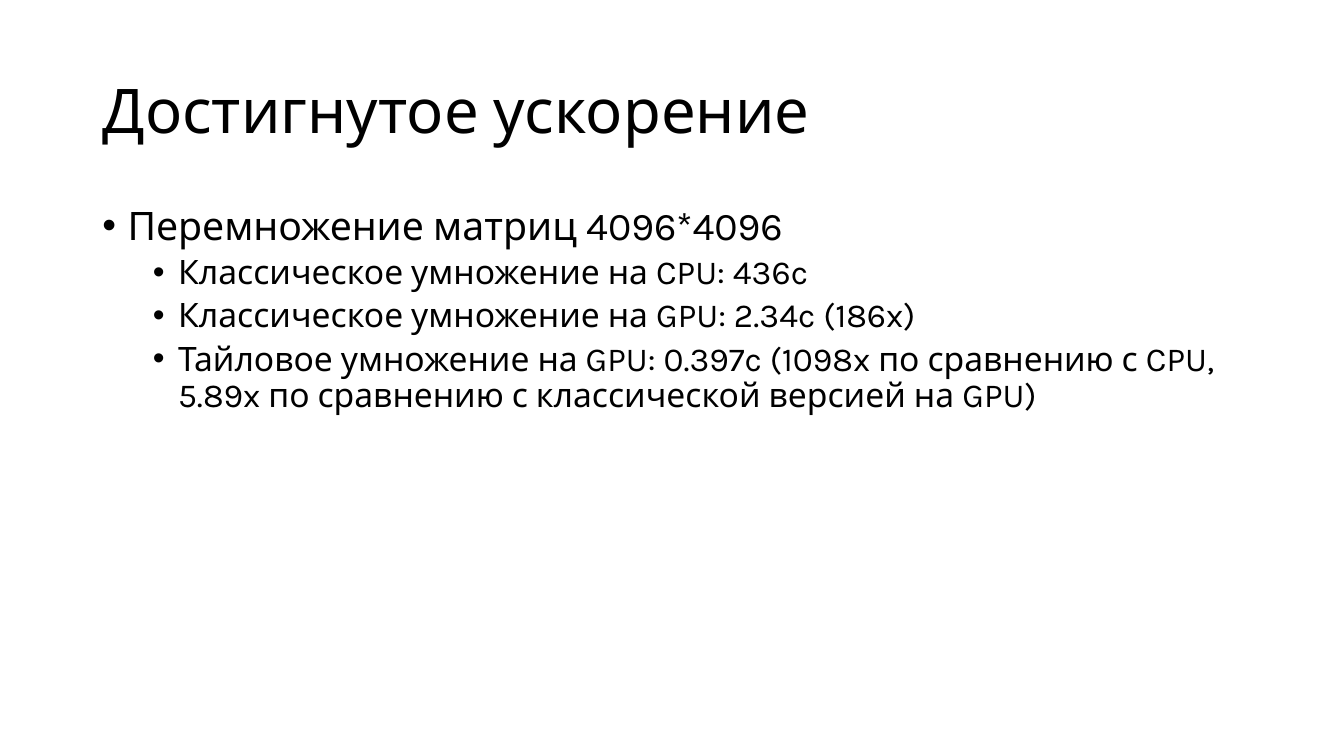
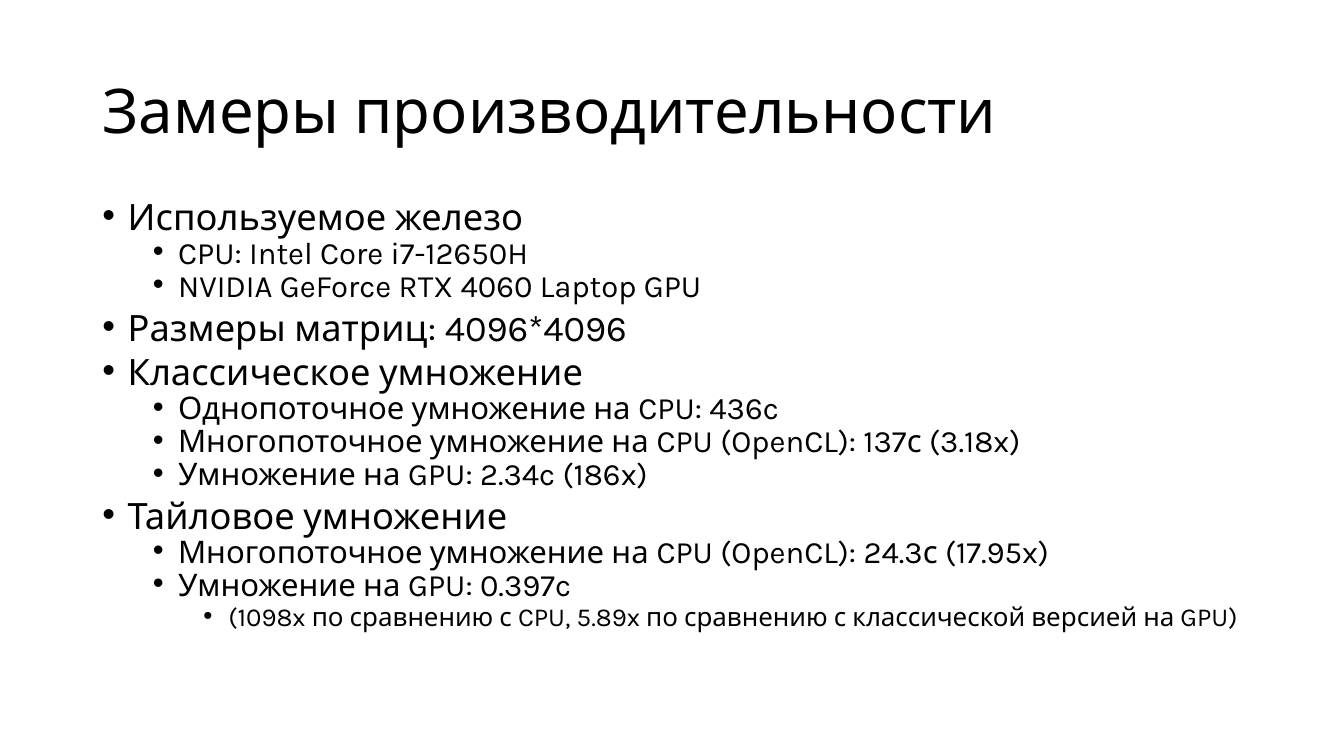
Before and after one commit to alexey-malov/pc, a slide deck: slide 56 of lectures/13/Open CL.pptx (slide 38 before the commit). Drawn at 1344x756 pixels with LibreOffice and Linux fonts; fonts in the diff are those of the drawing. Boxes give left, top, right and bottom in pixels: in the first picture for what was removed or moved away, otherwise in the second. Text is boxed around its words. In the diff, an @@ line names an element or a change of style, - is before the commit and + after.

Commit message:
Обновил лекцию по OpenCL

```diff
--- a/lectures/13/Open CL.pptx
+++ b/lectures/13/Open CL.pptx
@@ title at [102,88,996,148]: text changed @@
-Достигнутое ускорение
+Замеры производительности
@@ text at [128,204,1237,633]: text changed; size 24 to 22.2 pt @@
-• Перемножение матриц 4096*4096
-  • Классическое умножение на CPU: 436c
-  • Классическое умножение на GPU: 2.34c (186x)
-  • Тайловое умножение на GPU: 0.397c (1098x по сравнению с CPU, 5.89x по сравнению с классической версией на GPU)
+• Используемое железо
+  • CPU: Intel Core i7-12650H
+  • NVIDIA GeForce RTX 4060 Laptop GPU
+• Размеры матриц: 4096*4096
+• Классическое умножение
+  • Однопоточное умножение на CPU: 436c
+  • Многопоточное умножение на CPU (OpenCL): 137с (3.18x)
+  • Умножение на GPU: 2.34c (186x)
+• Тайловое умножение
+  • Многопоточное умножение на CPU (OpenCL): 24.3с (17.95x)
+  • Умножение на GPU: 0.397c
+    • (1098x по сравнению с CPU, 5.89x по сравнению с классической версией на GPU)
```
Also in this commit, not shown: 18 other slides changed, 29 slides added, 3 slides removed.
